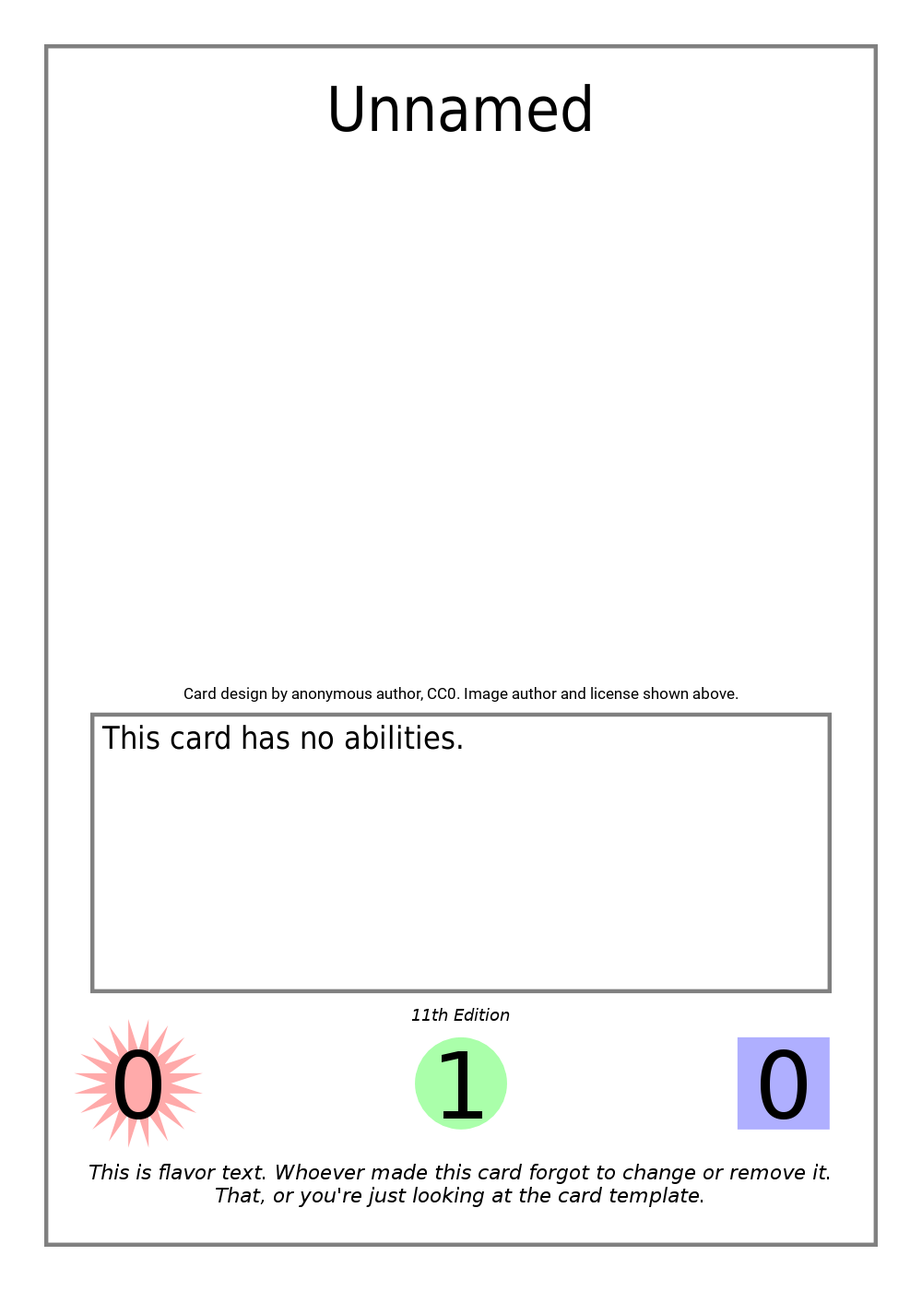
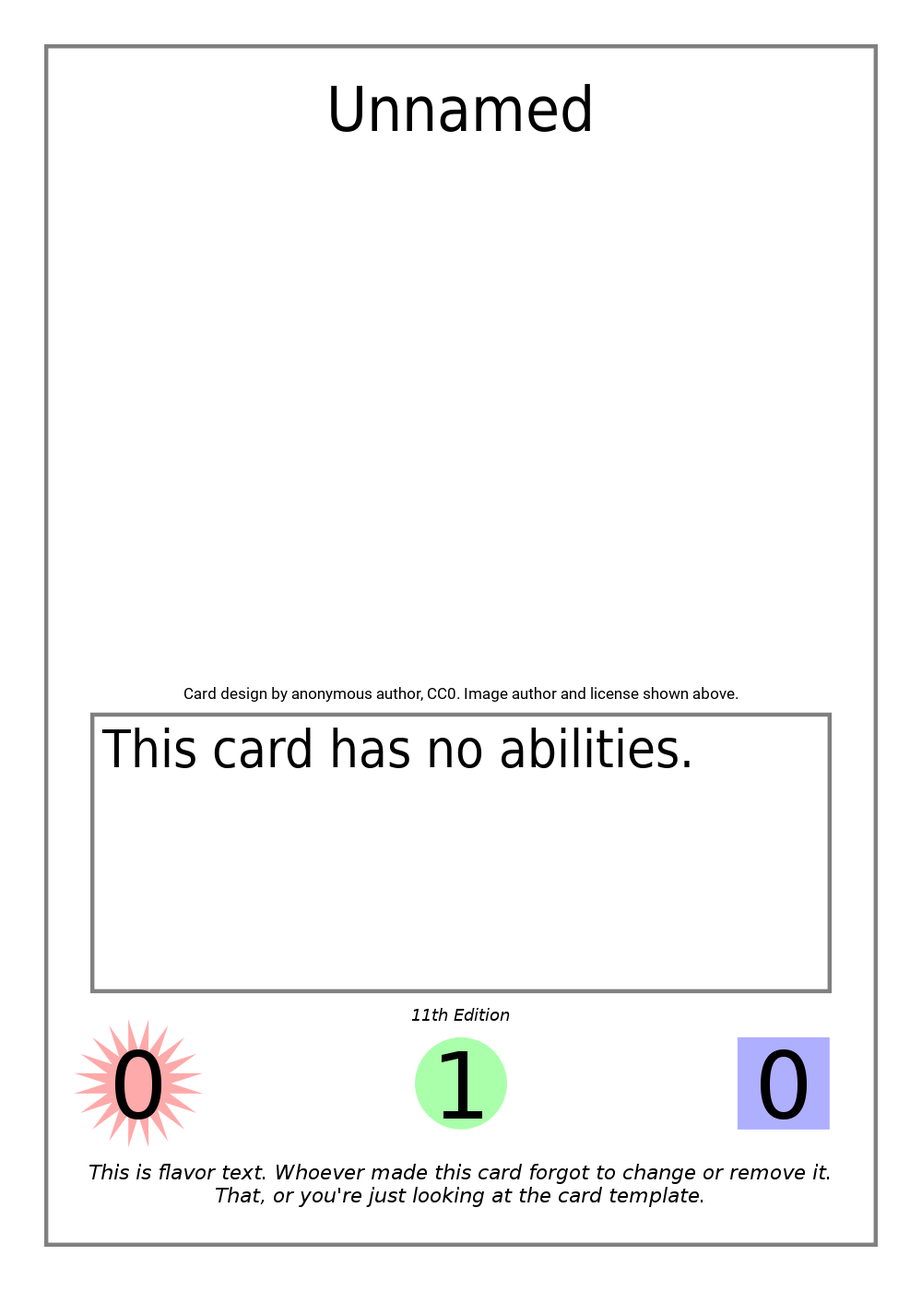
Layered file, before and after one edit (922 × 1291). Changes by layer:
painted on "Effect Text" over (x1=101, y1=725, x2=691, y2=769)
